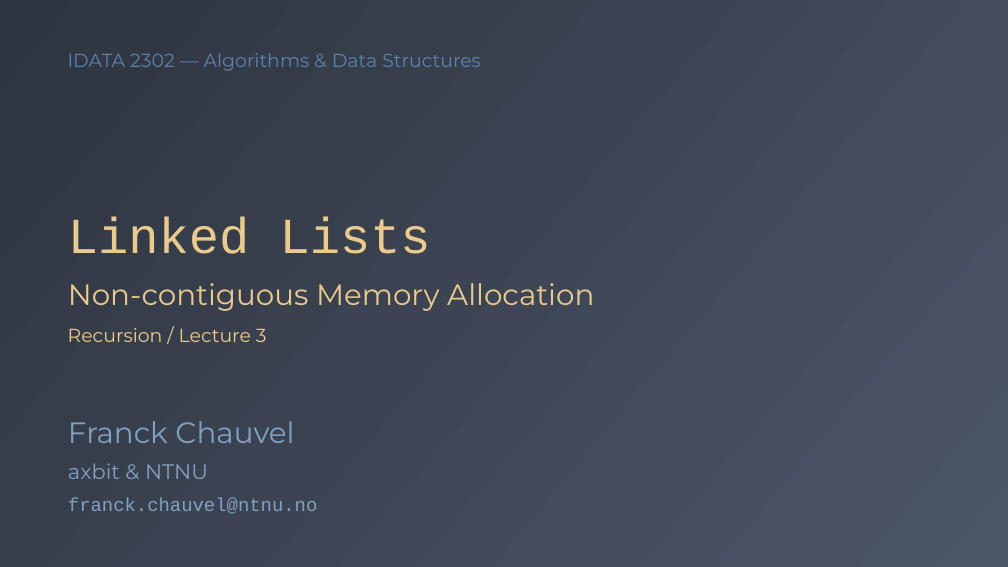
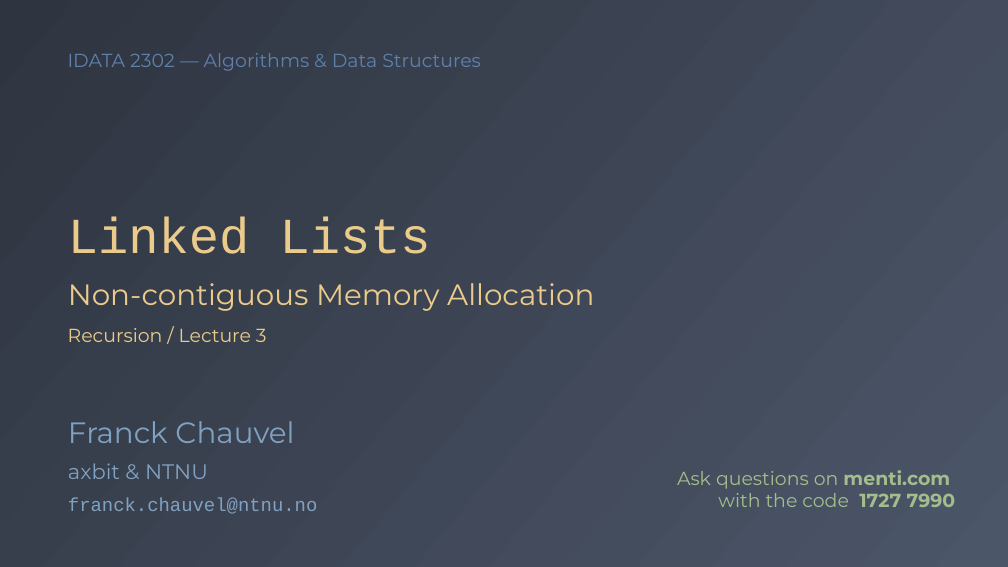
Before and after one commit to fchauvel/ntnu-idata2302-website, a slide deck: slide 1 of source/recursion/_static/linked_list/linked_lists.pptx. Drawn at 1008x567 pixels with LibreOffice and Linux fonts; fonts in the diff are those of the drawing. Boxes give left, top, right and bottom in pixels: in the first picture for what was removed or moved away, otherwise in the second. Text is boxed around its words. In the diff, an @@ line names an element or a change of style, - is before the commit and + after.

```diff
--- a/source/recursion/_static/linked_list/linked_lists.pptx
+++ b/source/recursion/_static/linked_list/linked_lists.pptx
@@ text added at (677, 470, 956, 507), 18 pt, text #A3BE8C @@
+Ask questions on menti.com
+with the code 1727 7990
```
Also in this commit, not shown: 2 other files.
